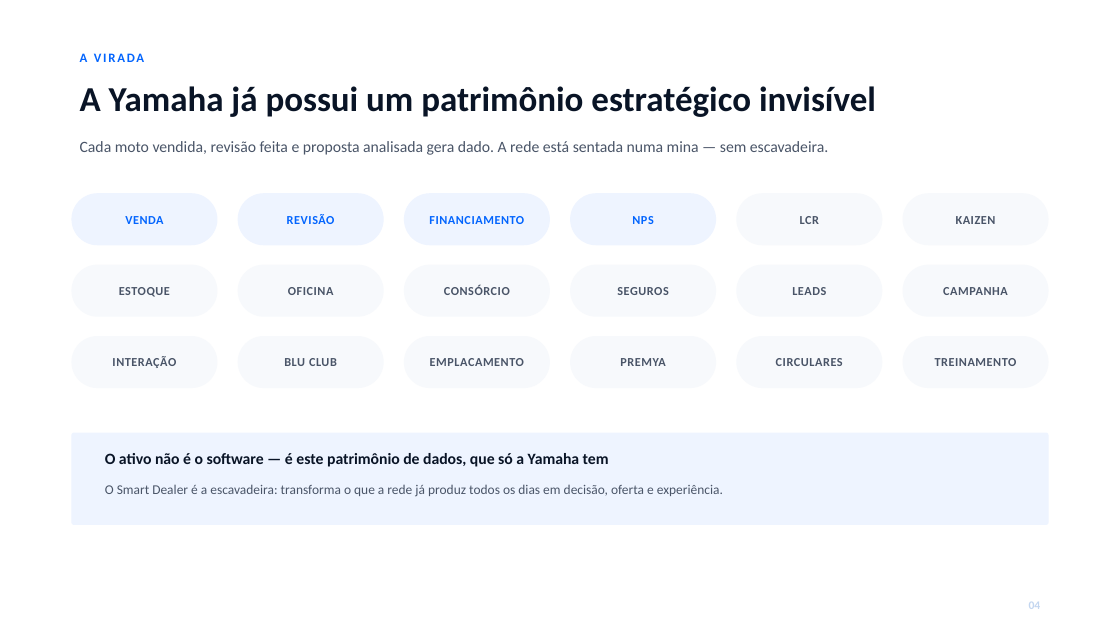
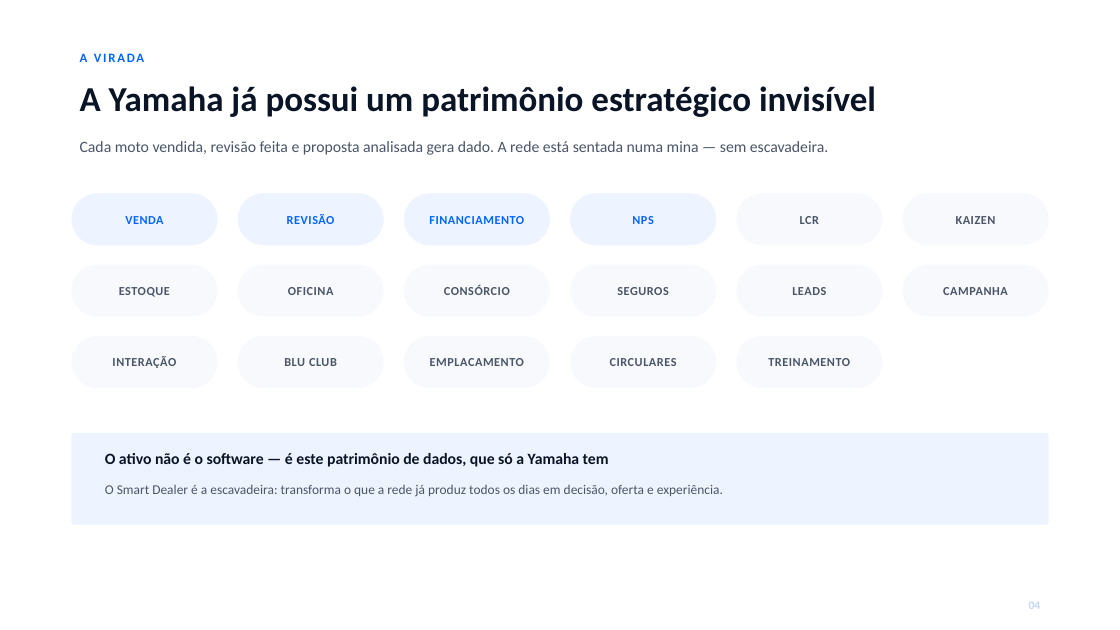
Before and after one commit to Caiquespkt0611/smart-dealer, a slide deck: slide 6 of _NOVAS MELHORIAS/DECK-DIRETORIA-SMART-DEALER.pptx. Drawn at 1120x630 pixels with LibreOffice and Linux fonts; fonts in the diff are those of the drawing. Boxes give left, top, right and bottom in pixels: in the first picture for what was removed or moved away, otherwise in the second. Text is boxed around its words. In the diff, an @@ line names an element or a change of style, - is before the commit and + after.

```diff
--- a/_NOVAS MELHORIAS/DECK-DIRETORIA-SMART-DEALER.pptx
+++ b/_NOVAS MELHORIAS/DECK-DIRETORIA-SMART-DEALER.pptx
@@ text "CIRCULARES": place and size @@
-text "CIRCULARES" at box(776, 358, 843, 366)
+text "CIRCULARES" at box(610, 358, 677, 366)
@@ text removed at box(620, 358, 665, 366) @@
-PREMYA
@@ text "TREINAMENTO": place and size @@
-text "TREINAMENTO" at box(935, 358, 1017, 366)
+text "TREINAMENTO" at box(768, 358, 850, 366)
@@ rounded rectangle removed at box(902, 336, 1049, 388) @@
```
Also in this commit, not shown: 4 other slides changed, 1 slide removed, 9 other files.
